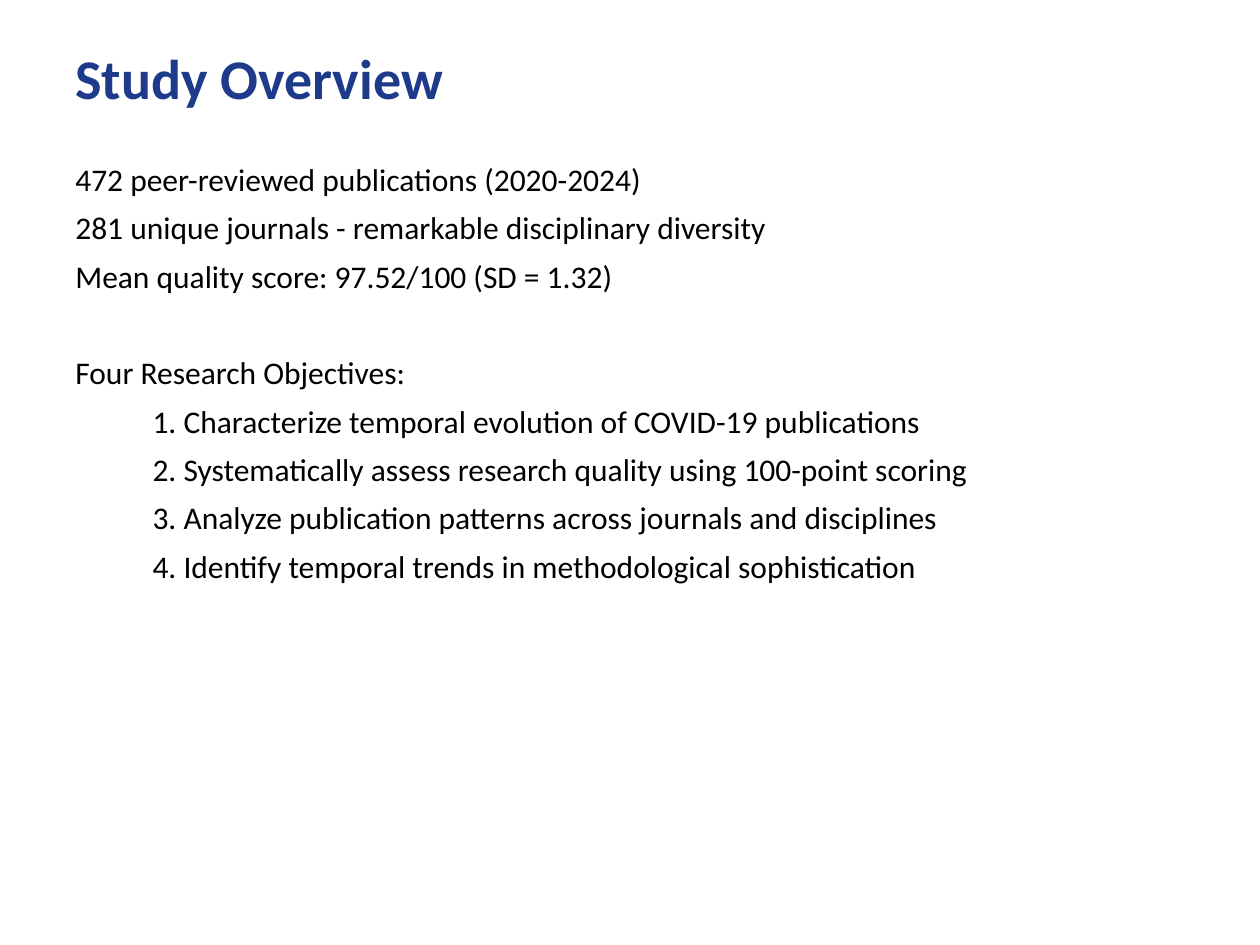
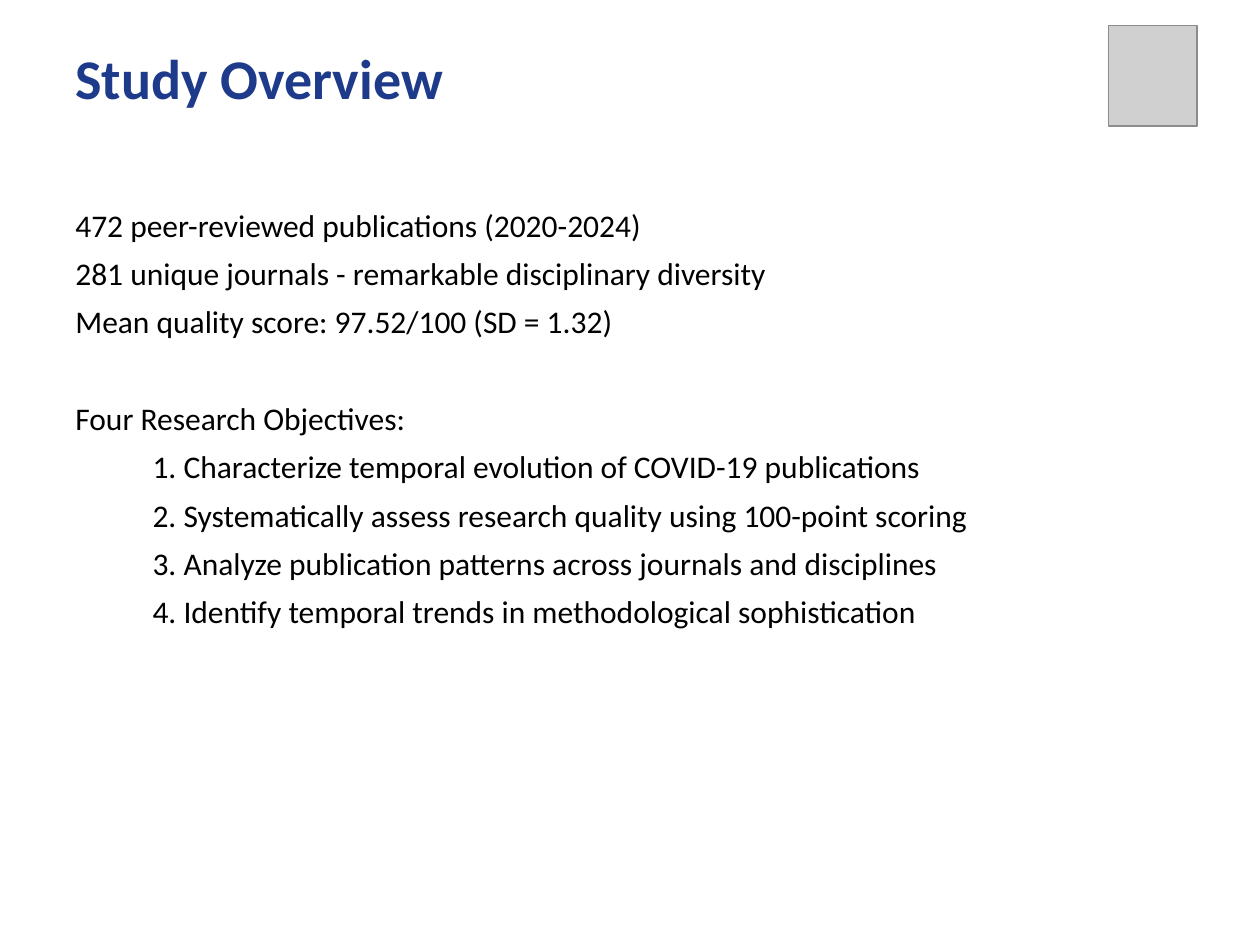
Before and after one commit to eskgyimah/Capstone, a slide deck: slide 2 of PRESENTATION/CAPSTONE_PRESENTATION.pptx. Drawn at 1260x945 pixels with LibreOffice and Linux fonts; fonts in the diff are those of the drawing; grey boxes stand for pictures. Boxes give left, top, right and bottom in pixels: in the first picture for what was removed or moved away, otherwise in the second. Text is boxed around its words. In the diff, an @@ line names an element or a change of style, - is before the commit and + after.

```diff
--- a/PRESENTATION/CAPSTONE_PRESENTATION.pptx
+++ b/PRESENTATION/CAPSTONE_PRESENTATION.pptx
@@ picture added at bbox=[1109, 25, 1197, 126] @@
@@ text "472 peer-reviewed publications (2020-2024)": place and size @@
-text "472 peer-reviewed publications (2020-2024)" at bbox=[75, 168, 966, 584]
+text "472 peer-reviewed publications (2020-2024)" at bbox=[75, 214, 966, 629]
```
Also in this commit, not shown: 9 other slides changed.
